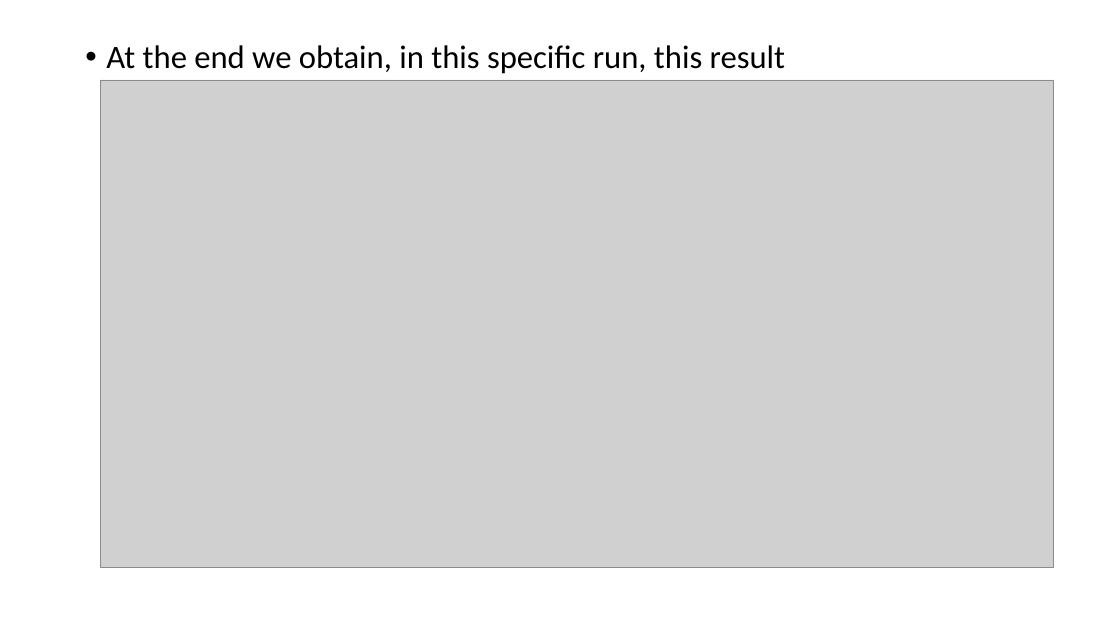
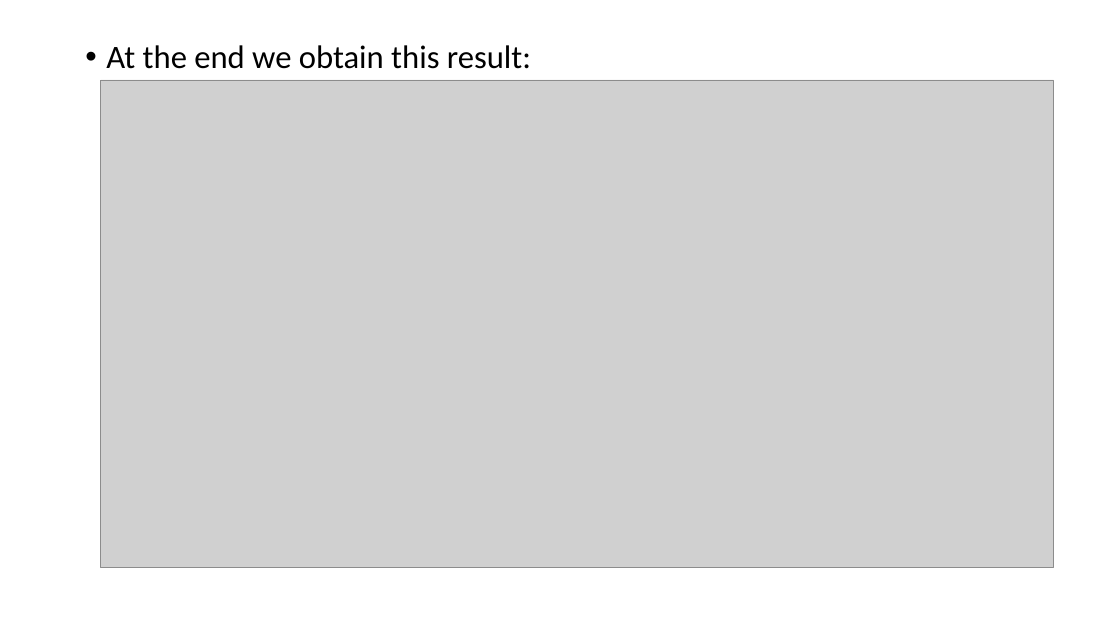
Before and after one commit to mpiffari/ReinforcementLearning2019, a slide deck: slide 21 of Presentation/SDU_SummerSchool_Presentation.pptx. Drawn at 1120x630 pixels with LibreOffice and Linux fonts; fonts in the diff are those of the drawing; grey boxes stand for pictures. Boxes give left, top, right and bottom in pixels: in the first picture for what was removed or moved away, otherwise in the second. Text is boxed around its words. In the diff, an @@ line names an element or a change of style, - is before the commit and + after.

```diff
--- a/Presentation/SDU_SummerSchool_Presentation.pptx
+++ b/Presentation/SDU_SummerSchool_Presentation.pptx
@@ text at [106, 45, 531, 69]: text changed @@
-• At the end we obtain, in this specific run, this result
+• At the end we obtain this result:
```
Also in this commit, not shown: 12 other slides changed, 8 slides added, 5 slides removed, 4 other files.
